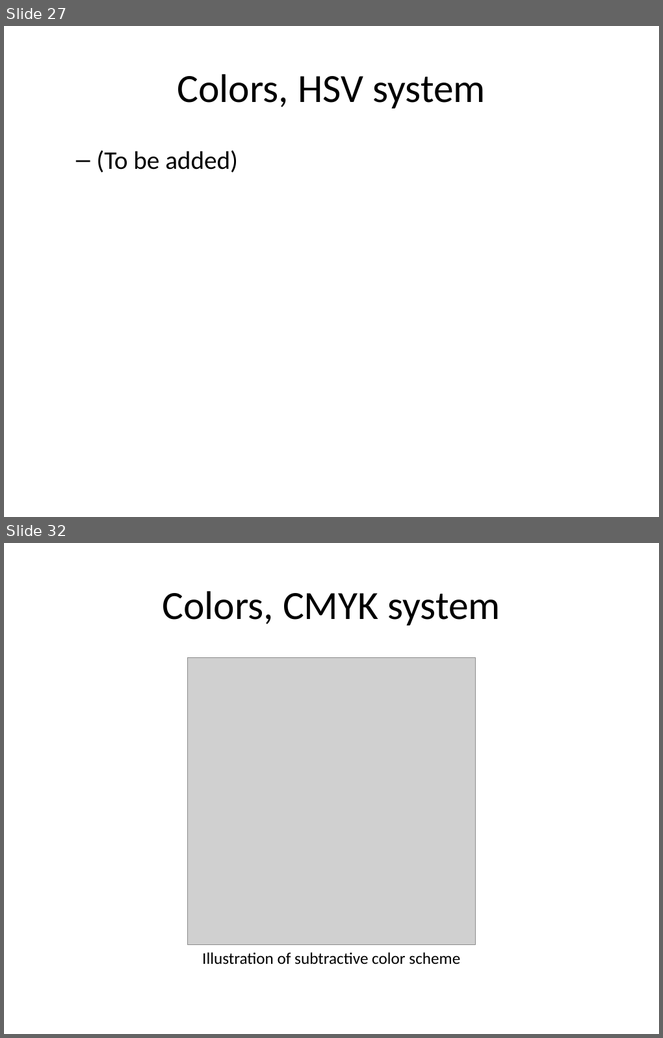
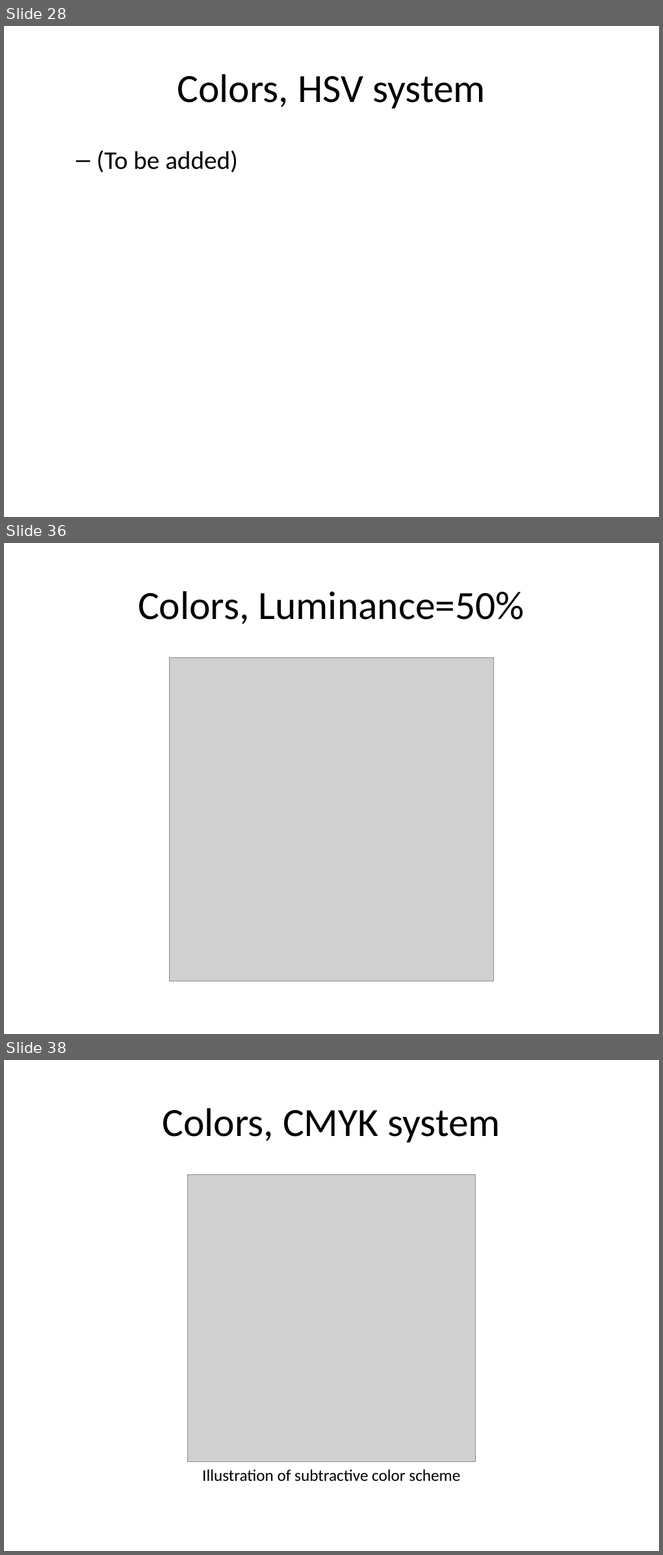
Before and after one commit to pmean/data-visualization, a slide deck: data-viz-02/component/tutorial-colors.pptx. Shown one above the other, each under a label of ours: slides 27 and 32 before the commit, slides 28, 36 and 38 after it; the slides between them are not shown. The pictures are 663x1038 and 663x1555 pixels, drawn with LibreOffice and Linux fonts; fonts in the diff are those of the drawing; grey boxes stand for pictures. Boxes give left, top, right and bottom in pixels: in the first picture for what was removed or moved away, otherwise in the second. Text is boxed around its words. In the diff, an @@ line names an element or a change of style, - is before the commit and + after.

Commit message:
Added hcl to tutorial-color

```diff
--- a/data-viz-02/component/tutorial-colors.pptx
+++ b/data-viz-02/component/tutorial-colors.pptx
@@ slide 36 added at (x1=4, y1=543, x2=659, y2=1034), background #FFFFFF @@
@@ title added at (x1=138, y1=591, x2=525, y2=624), 44 pt, text #000000 @@
+Colors, Luminance=50%
@@ picture added at (x1=170, y1=657, x2=493, y2=981) @@
@@ what was slide 27 is now slide 28 @@
@@ what was slide 32 is now slide 38 @@
```
Also in this commit, not shown: 1 slide changed, 5 other slides added, 34 other files.
